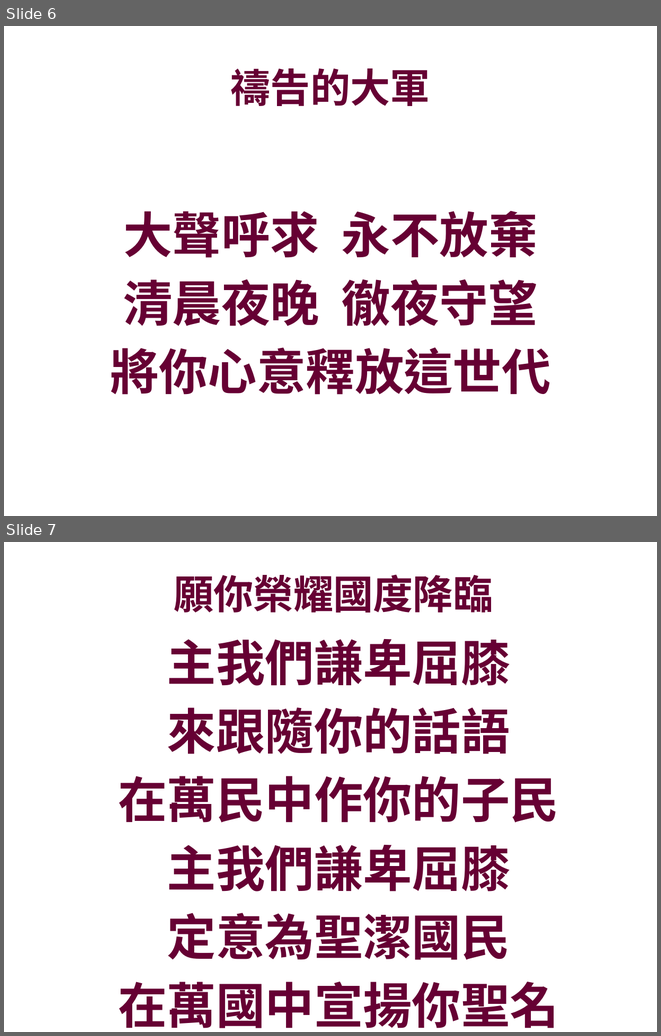
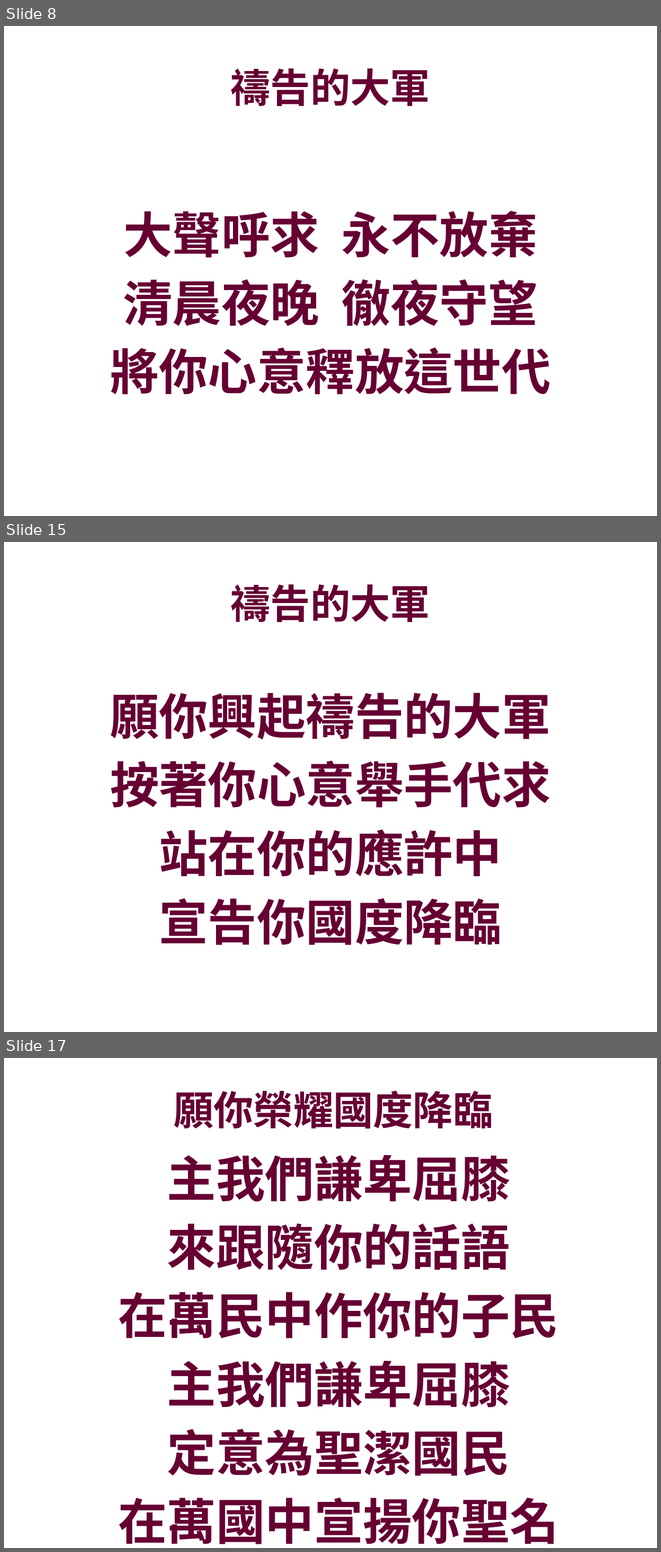
Before and after one commit to batisuoc/prayermeeting, a slide deck: 2019/5月/1605.pptx. Shown one above the other, each under a label of ours: slides 6 and 7 before the commit, slides 8, 15 and 17 after it; the slides between them are not shown. The pictures are 661x1036 and 661x1552 pixels, drawn with LibreOffice and Linux fonts; fonts in the diff are those of the drawing; background and template pictures are left out. Boxes give left, top, right and bottom in pixels: in the first picture for what was removed or moved away, otherwise in the second. Text is boxed around its words. In the diff, an @@ line names an element or a change of style, - is before the commit and + after.

```diff
--- a/2019/5月/1605.pptx
+++ b/2019/5月/1605.pptx
@@ slide 15 added at bbox=[4, 542, 657, 1032], background picture (left out) @@
@@ title added at bbox=[231, 584, 430, 622], 44 pt, text #660033, bold @@
+禱告的大軍
@@ text added at bbox=[110, 693, 551, 945], 54 pt, text #660033, bold @@
+願你興起禱告的大軍
+按著你心意舉手代求
+站在你的應許中
+宣告你國度降臨
@@ what was slide 6 is now slide 8 @@
@@ what was slide 7 is now slide 17 @@
```
Also in this commit, not shown: 11 other slides added, 4 other files.
